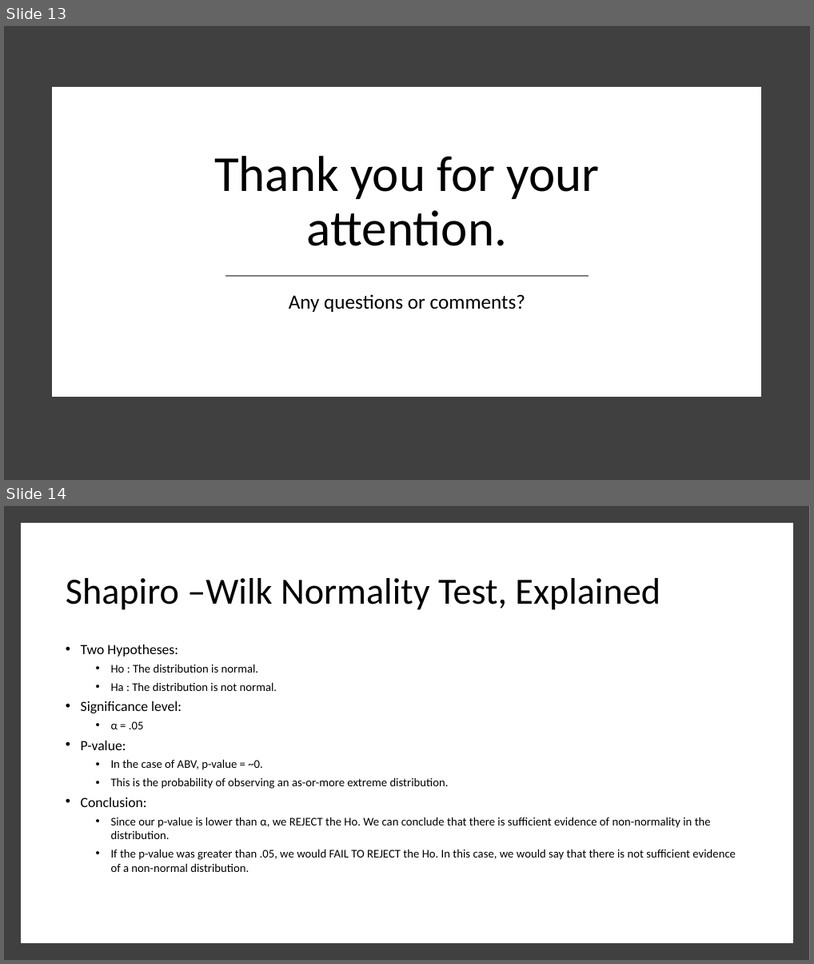
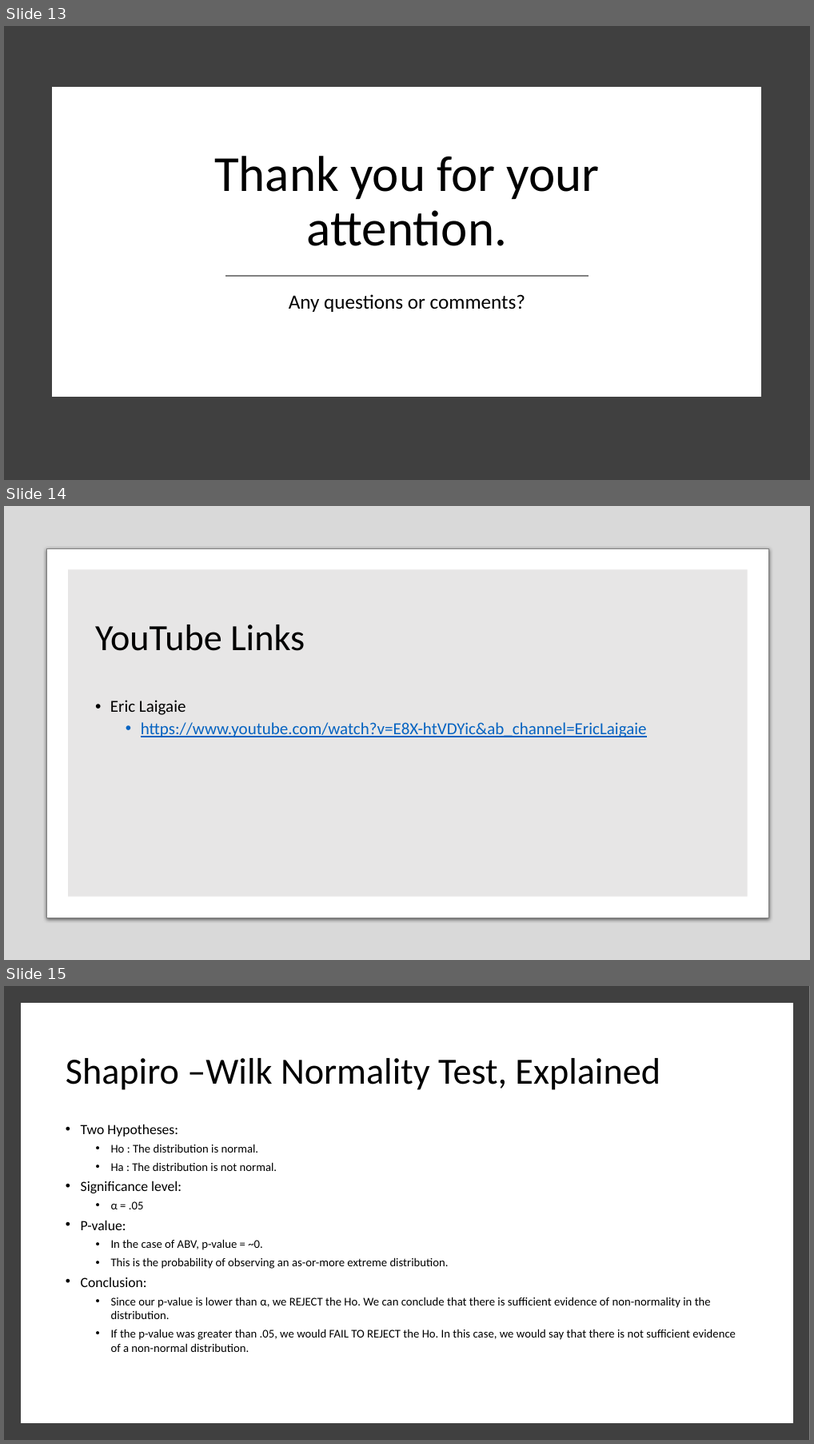
Before and after one commit to ericlaigaie/Case-Study-01, a slide deck: EDA_Presentation.pptx. Shown one above the other, each under a label of ours: slides 13 and 14 before the commit, slides 13, 14 and 15 after it. The pictures are 814x964 and 814x1444 pixels, drawn with LibreOffice and Linux fonts; fonts in the diff are those of the drawing. Boxes give left, top, right and bottom in pixels: in the first picture for what was removed or moved away, otherwise in the second. Text is boxed around its words. In the diff, an @@ line names an element or a change of style, - is before the commit and + after.

```diff
--- a/EDA_Presentation.pptx
+++ b/EDA_Presentation.pptx
@@ slide 14 added at <box>4,506,810,960</box>, background #FFFFFF @@
@@ rectangle added at <box>4,506,810,960</box>, fill #000000 at 15% opacity @@
@@ rounded rectangle added at <box>47,548,770,917</box>, fill #FFFFFF, outline #808080 0.75 pt @@
@@ rectangle added at <box>68,569,748,896</box>, fill #E7E6E6 @@
@@ title added at <box>95,624,305,651</box>, 44 pt, text #000000 @@
+YouTube Links
@@ text added at <box>110,700,647,737</box>, 20 pt, text #0563C1, underline @@
+• Eric Laigaie
+  • https://www.youtube.com/watch?v=E8X-htVDYic&ab_channel=EricLaigaie
@@ what was slide 14 is now slide 15 @@
```
Also in this commit, not shown: 2 slides changed.
